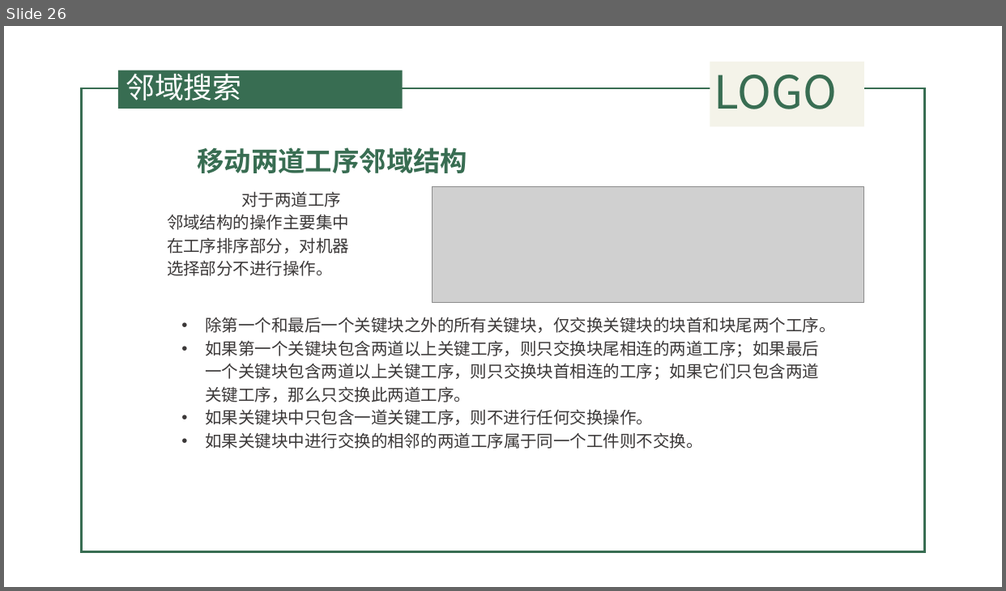
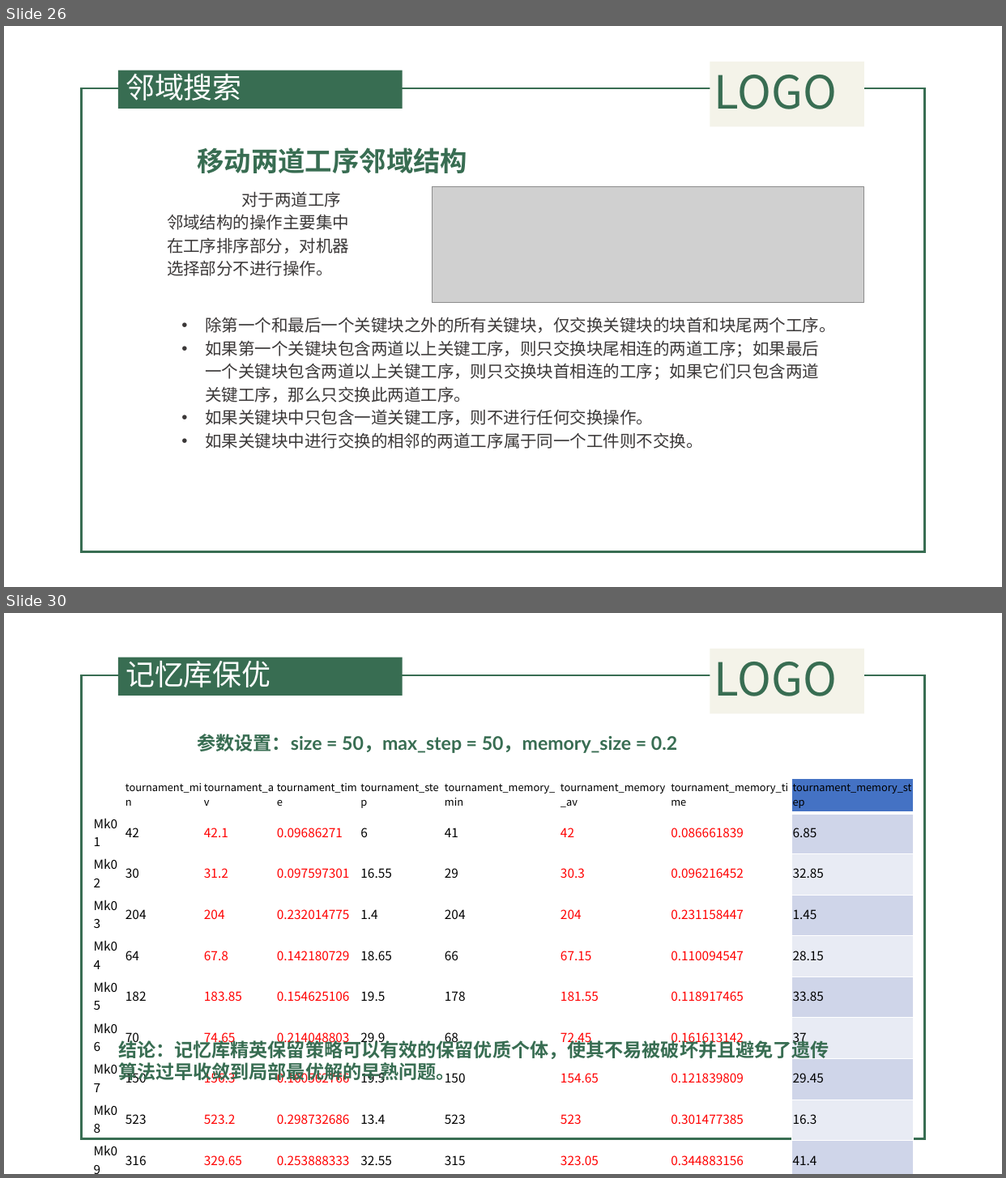
Before and after one commit to QuanQuan6/copy2, a slide deck: 遗传算法.pptx. Shown one above the other, each under a label of ours: slide 26 before the commit, slides 26 and 30 after it; the slides between them are not shown. The pictures are 1006x591 and 1006x1178 pixels, drawn with LibreOffice and Linux fonts; fonts in the diff are those of the drawing; grey boxes stand for pictures; background and template pictures are left out. Boxes give left, top, right and bottom in pixels: in the first picture for what was removed or moved away, otherwise in the second. Text is boxed around its words. In the diff, an @@ line names an element or a change of style, - is before the commit and + after.

```diff
--- a/遗传算法.pptx
+++ b/遗传算法.pptx
@@ slide 30 added at [4, 613, 1002, 1174], background picture (left out); not listed: 4 template elements that a slide beside it also shows @@
@@ title added at [126, 656, 270, 688], 28 pt, text #FFFFFF @@
+记忆库保优
@@ text added at [197, 734, 677, 753], 18 pt, text #386D52, bold @@
+参数设置：size = 50，max_step = 50，memory_size = 0.2
@@ table added at [92, 778, 914, 1169], 11 rows, 9 columns @@
+ | tournament_min | tournament_av | tournament_time | tournament_step | tournament_memory_min | tournament_memory_av | tournament_memory_time | tournament_memory_step
+Mk01 | 42 | 42.1 | 0.09686271 | 6 | 41 | 42 | 0.086661839 | 6.85
+Mk02 | 30 | 31.2 | 0.097597301 | 16.55 | 29 | 30.3 | 0.096216452 | 32.85
+Mk03 | 204 | 204 | 0.232014775 | 1.4 | 204 | 204 | 0.231158447 | 1.45
+Mk04 | 64 | 67.8 | 0.142180729 | 18.65 | 66 | 67.15 | 0.110094547 | 28.15
+Mk05 | 182 | 183.85 | 0.154625106 | 19.5 | 178 | 181.55 | 0.118917465 | 33.85
+Mk06 | 70 | 74.65 | 0.214048803 | 29.9 | 68 | 72.45 | 0.161613142 | 37
+Mk07 | 150 | 156.3 | 0.160562766 | 19.5 | 150 | 154.65 | 0.121839809 | 29.45
+Mk08 | 523 | 523.2 | 0.298732686 | 13.4 | 523 | 523 | 0.301477385 | 16.3
+Mk09 | 316 | 329.65 | 0.253888333 | 32.55 | 315 | 323.05 | 0.344883156 | 41.4
+data | 51 | 52.6 | 0.054684913 | 14.15 | 51 | 52.2 | 0.069943607 | 17.6
@@ text added at [118, 1037, 829, 1083], 18 pt, text #386D52, bold @@
+结论：记忆库精英保留策略可以有效的保留优质个体，使其不易被破坏并且避免了遗传算法过早收敛到局部最优解的早熟问题。
```
Also in this commit, not shown: 10 slides changed, 7 other slides added, 9 slides removed, 44 other files.
